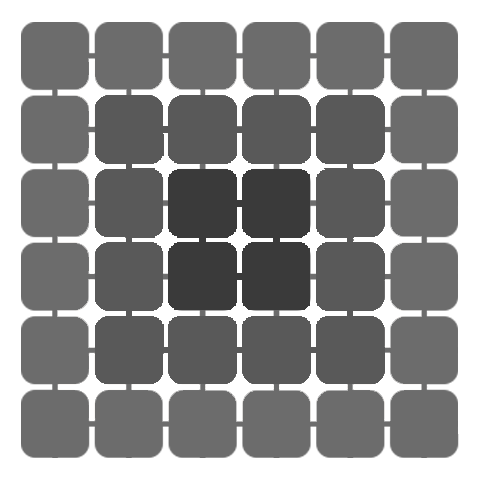
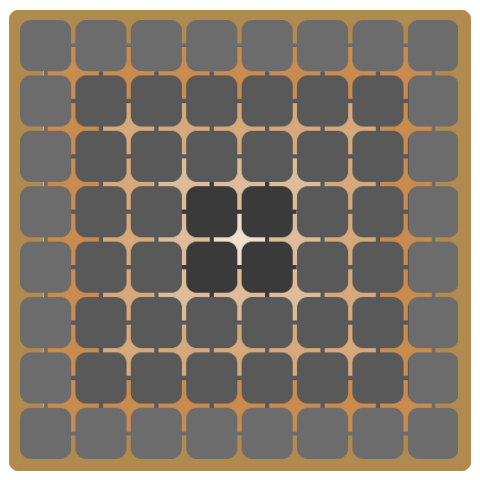
Two versions of the same layered image (480px x 480px). Layer-by-layer changes:
added layer "Layer 2" above "Layer 3 copy" over <box>20,20,458,459</box>
added layer "Layer 3 copy" above "Layer 7" over <box>9,10,471,471</box>
hid "Layer 3", painted on it over <box>9,10,470,470</box>
